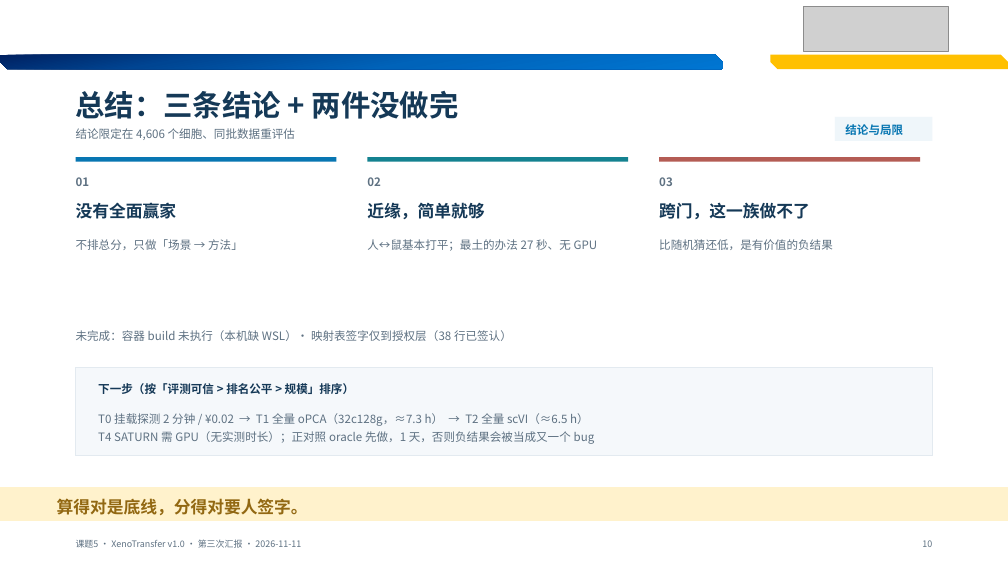
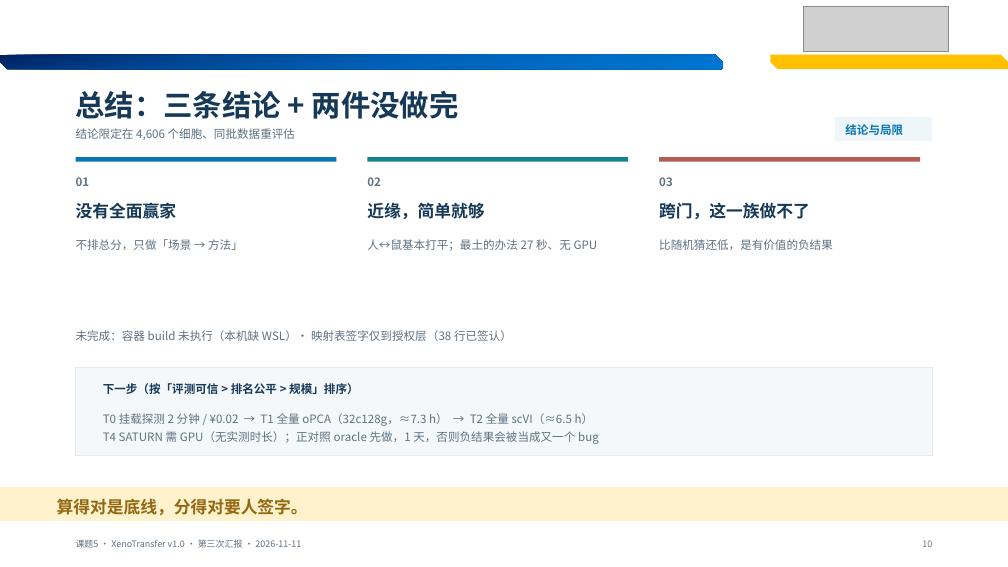
Before and after one commit to bernis-web/course5-prep, a slide deck: slide 10 of deliverables/课题5-汇报-v5-20261111.pptx. Drawn at 1008x567 pixels with LibreOffice and Linux fonts; fonts in the diff are those of the drawing; grey boxes stand for pictures. Boxes give left, top, right and bottom in pixels: in the first picture for what was removed or moved away, otherwise in the second. Text is boxed around its words. In the diff, an @@ line names an element or a change of style, - is before the commit and + after.

```diff
--- a/deliverables/课题5-汇报-v5-20261111.pptx
+++ b/deliverables/课题5-汇报-v5-20261111.pptx
@@ text "下一步（按「评测可信 > 排名公平 > 规模」排序）": place and size @@
-text "下一步（按「评测可信 > 排名公平 > 规模」排序）" at [98,383,354,394]
+text "下一步（按「评测可信 > 排名公平 > 规模」排序）" at [103,383,358,394]
@@ text "T0 挂载探测 2 分钟 / ...": place and size @@
-text "T0 挂载探测 2 分钟 / ..." at [98,413,595,444]
+text "T0 挂载探测 2 分钟 / ..." at [103,413,599,444]
```
Also in this commit, not shown: 5 other slides changed, 5 other files.
